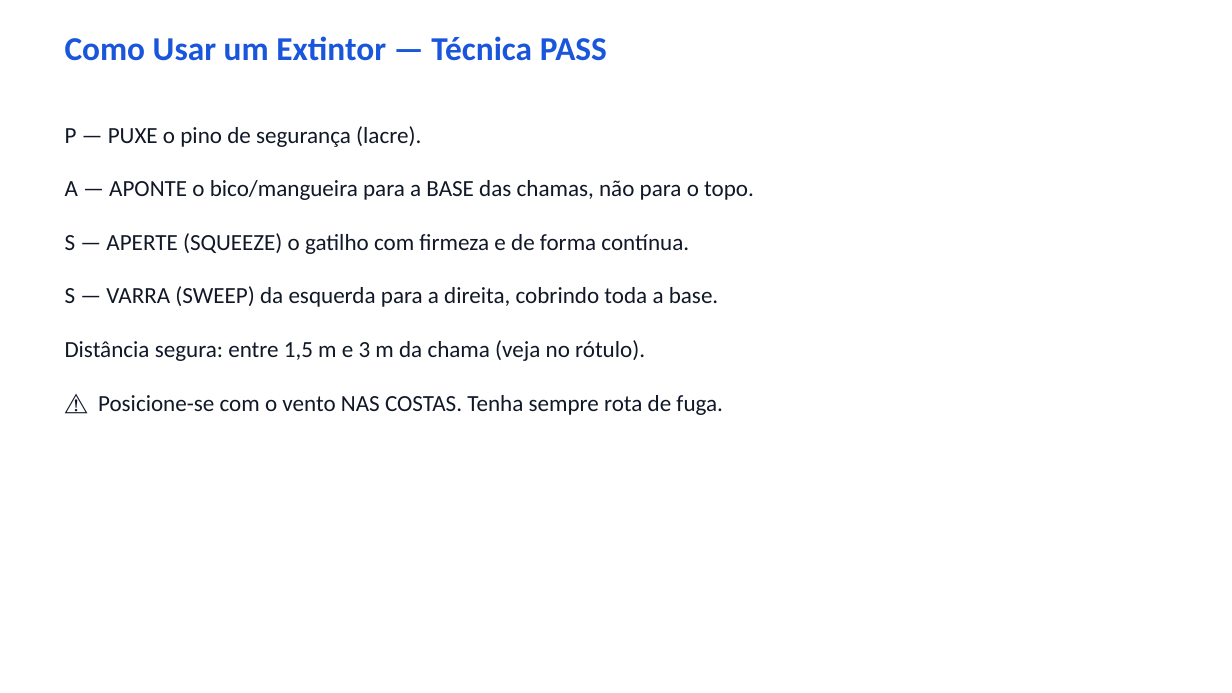
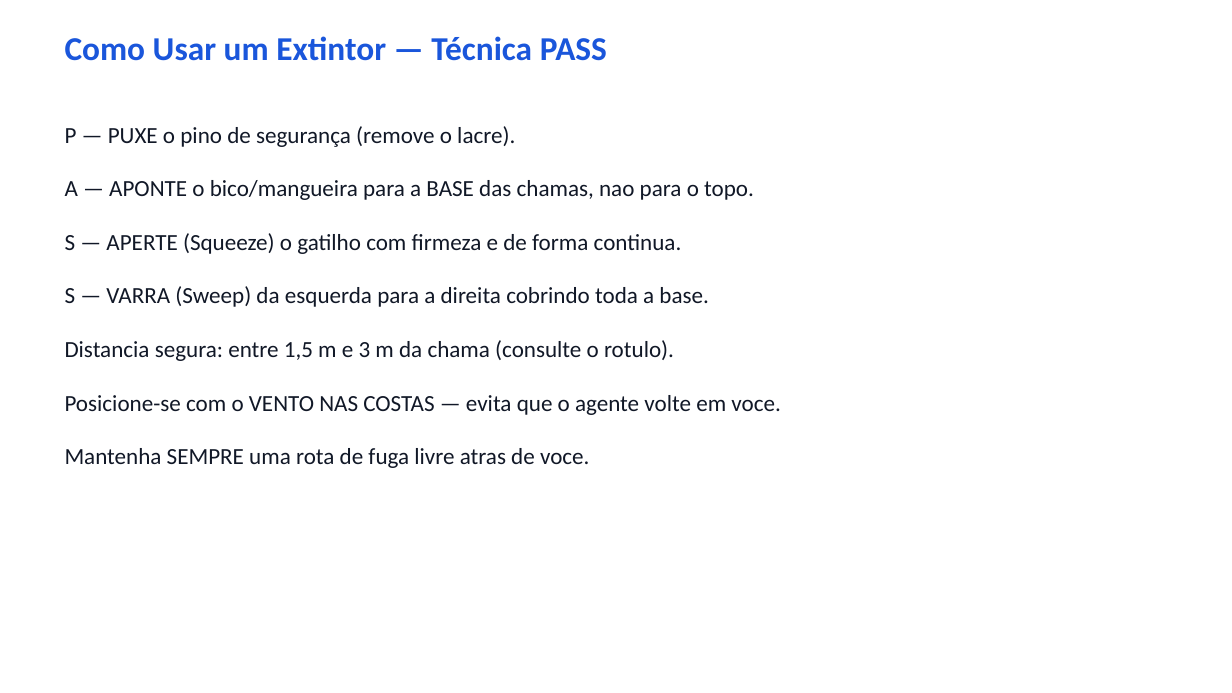
Before and after one commit to sanicolauvix/quiz-nr, a slide deck: slide 6 of 05_Extintores.pptx. Drawn at 1232x693 pixels with LibreOffice and Linux fonts; fonts in the diff are those of the drawing. Boxes give left, top, right and bottom in pixels: in the first picture for what was removed or moved away, otherwise in the second. Text is boxed around its words. In the diff, an @@ line names an element or a change of style, - is before the commit and + after.

```diff
--- a/05_Extintores.pptx
+++ b/05_Extintores.pptx
@@ text at [65, 126, 515, 147]: text changed @@
-P — PUXE o pino de segurança (lacre).
+P — PUXE o pino de segurança (remove o lacre).
@@ text at [65, 180, 754, 200]: text changed @@
-A — APONTE o bico/mangueira para a BASE das chamas, não para o topo.
+A — APONTE o bico/mangueira para a BASE das chamas, nao para o topo.
@@ text at [65, 233, 682, 254]: text changed @@
-S — APERTE (SQUEEZE) o gatilho com firmeza e de forma contínua.
+S — APERTE (Squeeze) o gatilho com firmeza e de forma continua.
@@ text at [65, 286, 709, 307]: text changed @@
-S — VARRA (SWEEP) da esquerda para a direita, cobrindo toda a base.
+S — VARRA (Sweep) da esquerda para a direita cobrindo toda a base.
@@ text at [65, 340, 674, 361]: text changed @@
-Distância segura: entre 1,5 m e 3 m da chama (veja no rótulo).
+Distancia segura: entre 1,5 m e 3 m da chama (consulte o rotulo).
@@ text at [65, 395, 780, 415]: text changed @@
-⚠️ Posicione-se com o vento NAS COSTAS. Tenha sempre rota de fuga.
+Posicione-se com o VENTO NAS COSTAS — evita que o agente volte em voce.
@@ text added at [65, 448, 589, 468], 18 pt, text #111827 @@
+Mantenha SEMPRE uma rota de fuga livre atras de voce.
```
Also in this commit, not shown: 9 other slides changed, 7 other files.
